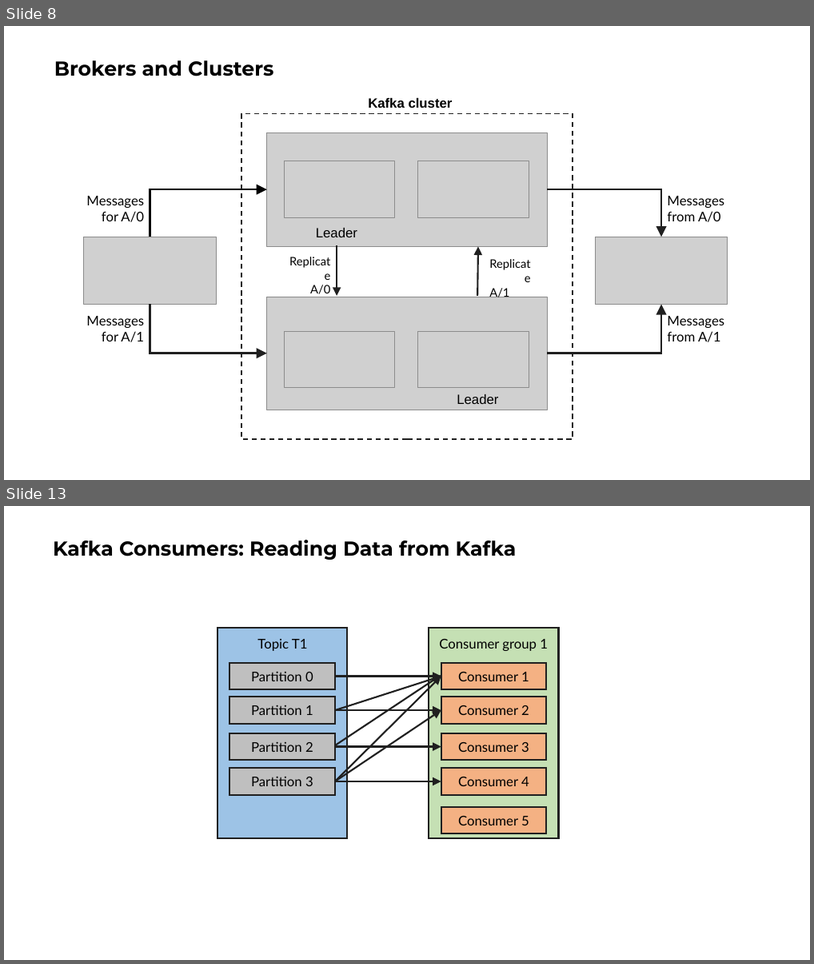
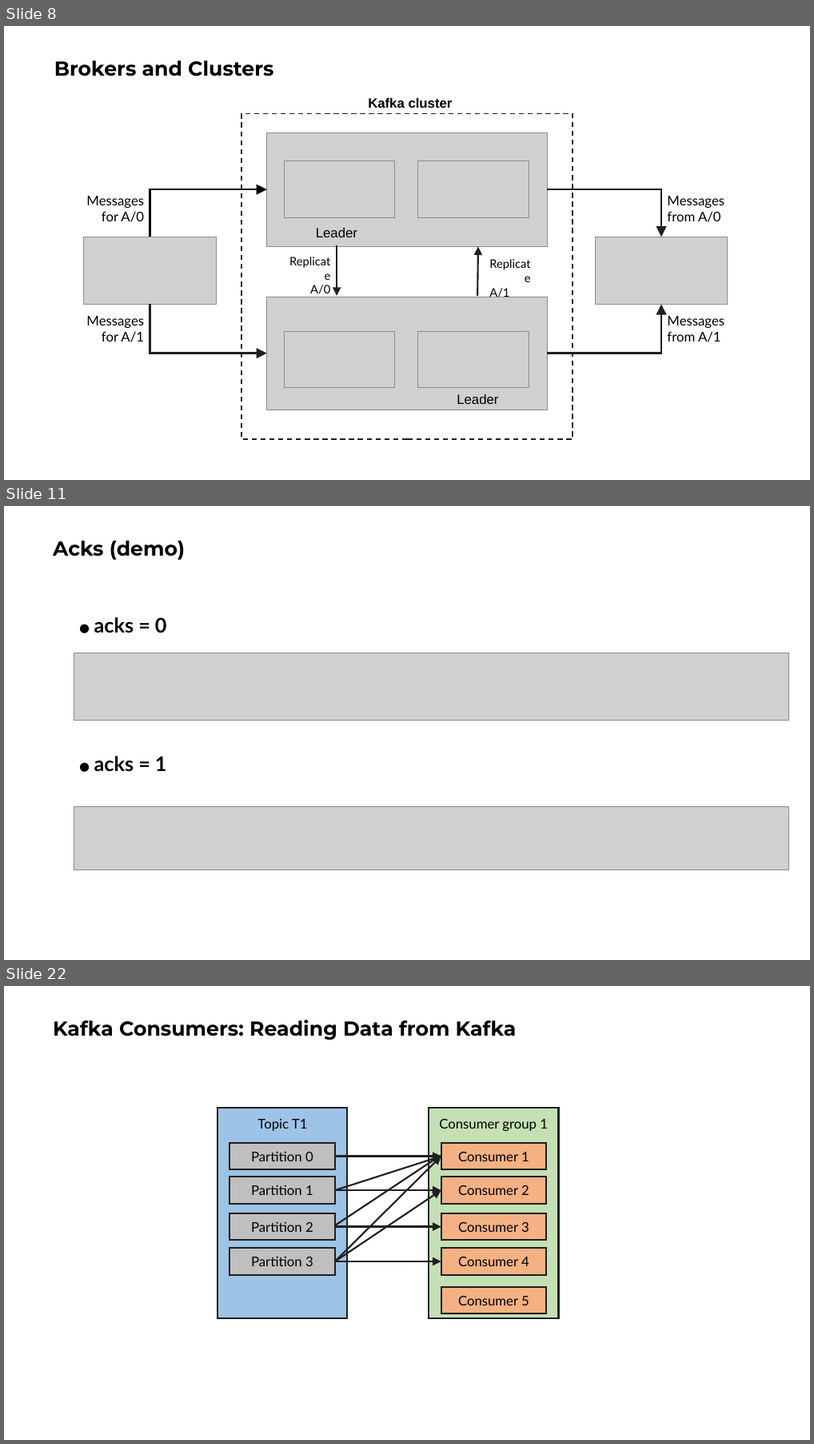
Before and after one commit to ngoctd314/tech-talk, a slide deck: kafka/slide.pptx. Shown one above the other, each under a label of ours: slides 8 and 13 before the commit, slides 8, 11 and 22 after it; the slides between them are not shown. The pictures are 814x964 and 814x1444 pixels, drawn with LibreOffice and Linux fonts; fonts in the diff are those of the drawing; grey boxes stand for pictures. Boxes give left, top, right and bottom in pixels: in the first picture for what was removed or moved away, otherwise in the second. Text is boxed around its words. In the diff, an @@ line names an element or a change of style, - is before the commit and + after.

```diff
--- a/kafka/slide.pptx
+++ b/kafka/slide.pptx
@@ slide 11 added at box(4, 506, 810, 960), background #FFFFFF @@
@@ title added at box(53, 540, 185, 560), 24 pt, text #000000, bold @@
+Acks (demo)
@@ text added at box(94, 617, 167, 633), 24 pt, text #000000, bold @@
+● acks = 0
@@ picture added at box(74, 652, 790, 720) @@
@@ text added at box(94, 756, 167, 772), 24 pt, text #000000, bold @@
+● acks = 1
@@ picture added at box(74, 807, 790, 869) @@
@@ what was slide 13 is now slide 22 @@
```
Also in this commit, not shown: 8 slides changed, 20 other slides added, 6 slides removed, 4 other files.
